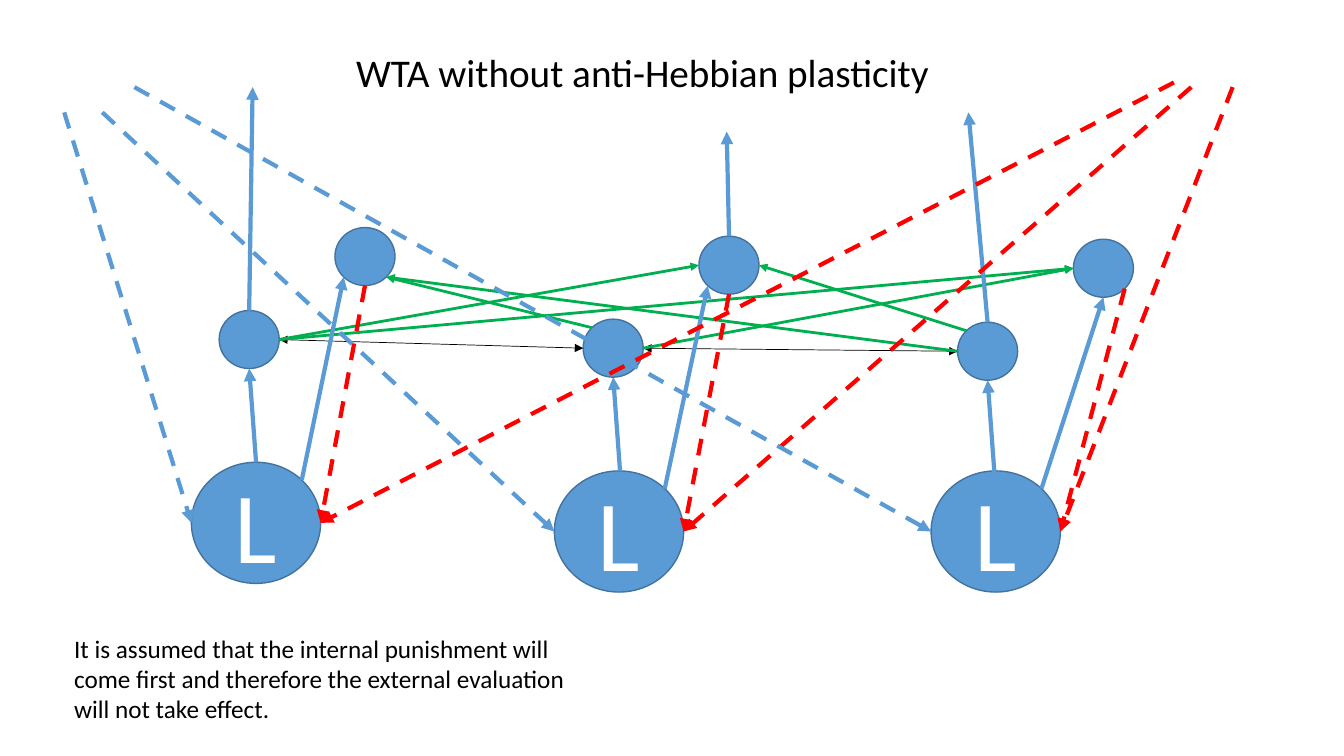
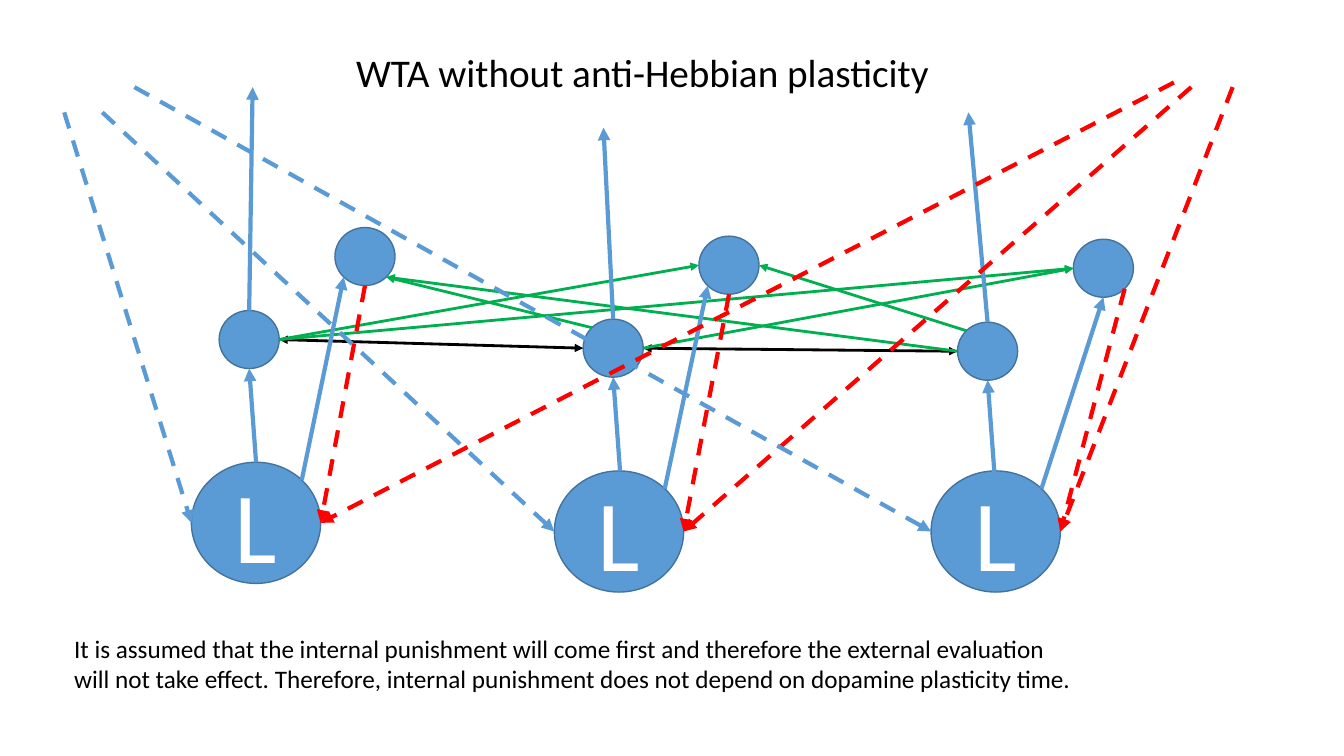
Before and after one commit to MikeKis/DyALA, a slide deck: slide 2 of dy.pptx. Drawn at 1344x756 pixels with LibreOffice and Linux fonts; fonts in the diff are those of the drawing. Boxes give left, top, right and bottom in pixels: in the first picture for what was removed or moved away, otherwise in the second. Text is boxed around its words. In the diff, an @@ line names an element or a change of style, - is before the commit and + after.

```diff
--- a/dy.pptx
+++ b/dy.pptx
@@ arrow moved from (729, 236) - (727, 132) to (613, 320) - (604, 128) @@
@@ double arrow (279, 340) - (584, 348): stroke #000000 0.5 pt to #000000 2 pt @@
@@ double arrow (643, 348) - (958, 351): stroke #000000 0.5 pt to #000000 2 pt @@
@@ text at bbox=[74, 640, 1070, 692]: text changed @@
-It is assumed that the internal punishment will come first and therefore the external evaluation will not take effect.
+It is assumed that the internal punishment will come first and therefore the external evaluation will not take effect. Therefore, internal punishment does not depend on dopamine plasticity time.
```
Also in this commit, not shown: 1 other file.
